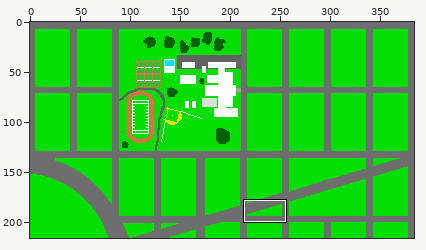
Sprite sheet, stored at GarbagemanDemo/assets/Screens/garbagemanCity.png. The picture above shows the old version from afar; the outline marks the close-up.
Close-up. As it was:
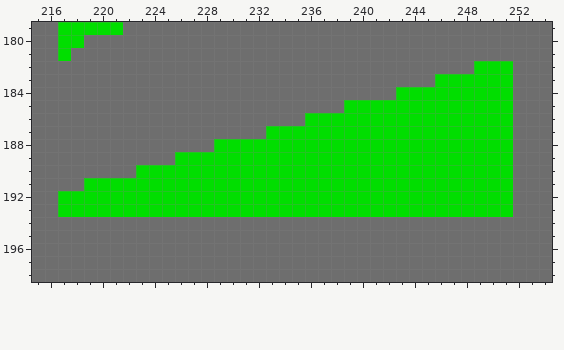
The file is 384x216 pixels. Shown: x 215..254, y 179..198. The commit also changed other parts of the picture, which this record leaves out.
After the commit:
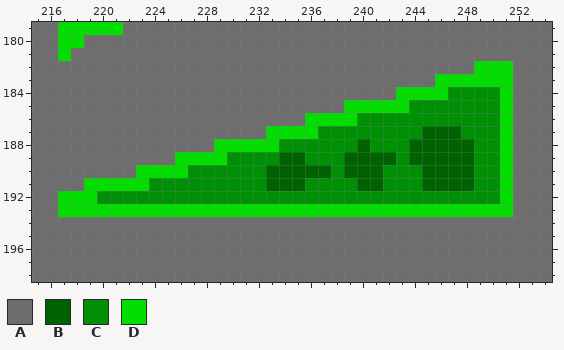
Palette (. is transparent): A #6e6e6e  B #006200  C #009006  D #01de00
The edit:
Changed rows in their new state; - is an unchanged pixel.
first column x 220:
184 ---------------------------CCCC
185 ------------------------CCCCCCC
186 --------------------CCCCCCCCCCC
187 -----------------CCCCCCCCBBBCCC
188 --------------CCCCCCBCCCBBBBBCC
189 ----------CCCCBBCCCBBBBCBBBBBCC
190 -------CCCCCCBBBBBCBBBCCCBBBBCC
191 ----CCCCCCCCCBBBCCCCBBCCCBBBBCC
192 CCCCCCCCCCCCCCCCCCCCCCCCCCCCCCC
Boxes around the changes in both close-ups, in picture pixels (x1, y1, x2, y2):
changed: (97, 87, 500, 204)
